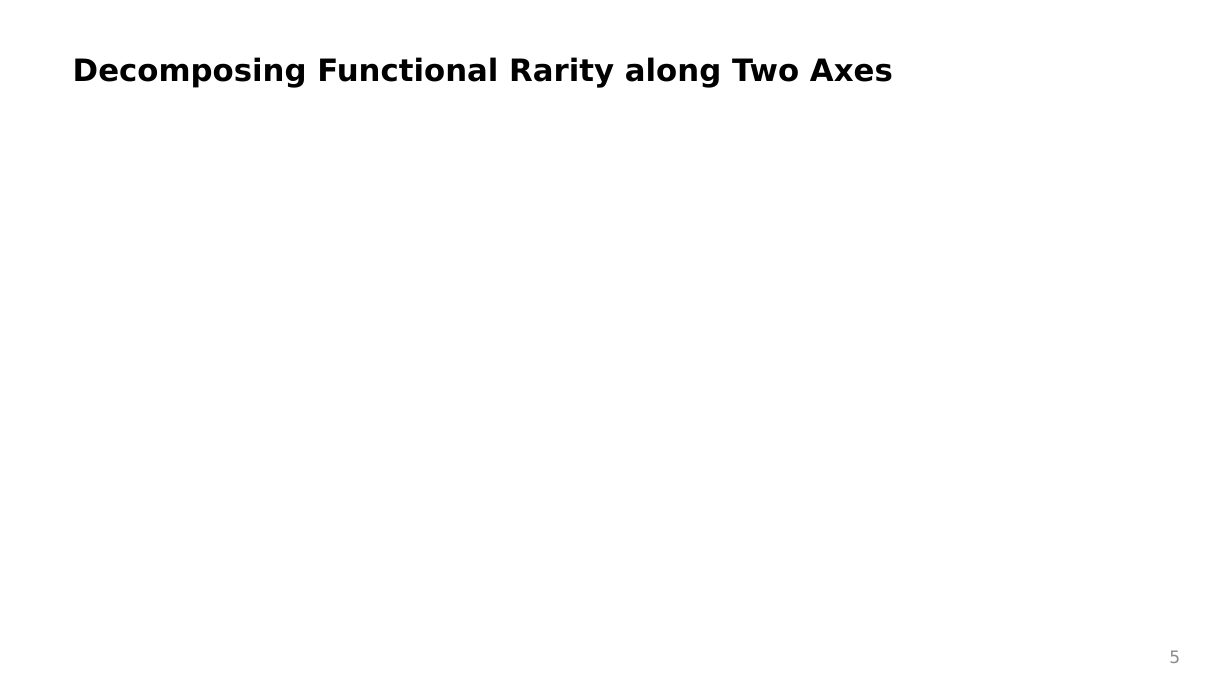
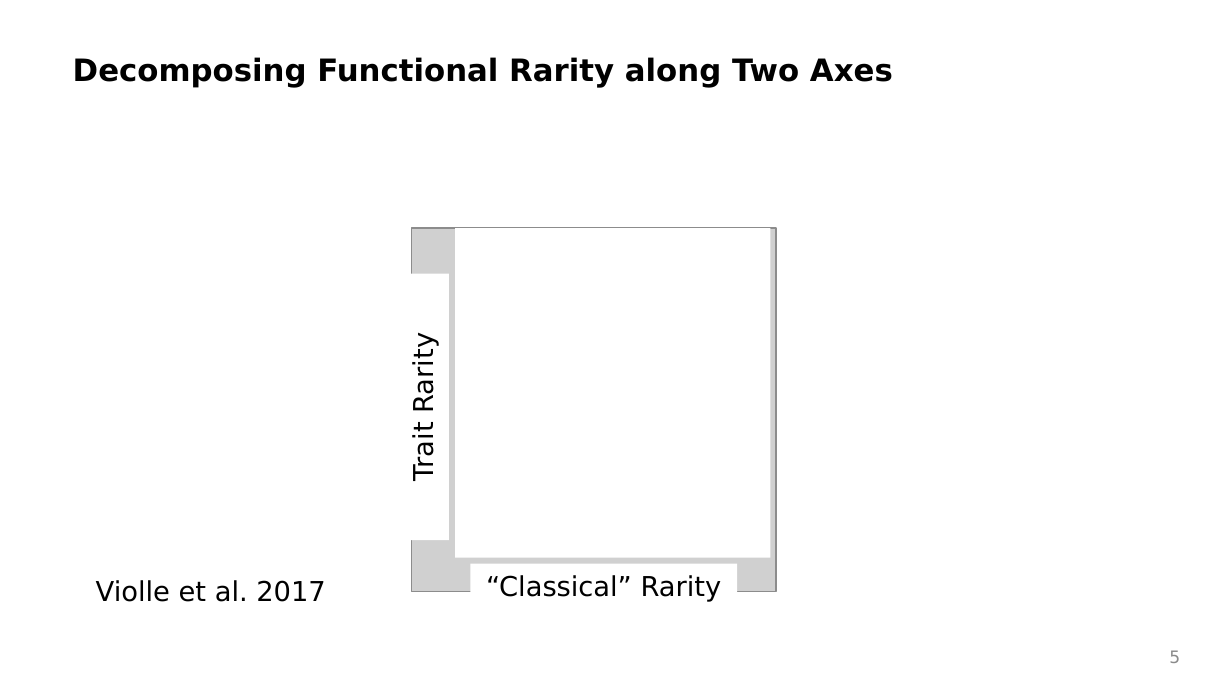
Before and after one commit to FRBCesab/workshop-free, a slide deck: slide 5 of course_pres/functional_rarity_concepts_and_principles.odp. Drawn at 1232x693 pixels with LibreOffice and Linux fonts; fonts in the diff are those of the drawing; grey boxes stand for pictures; background and template pictures are left out. Boxes give left, top, right and bottom in pixels: in the first picture for what was removed or moved away, otherwise in the second. Text is boxed around its words. In the diff, an @@ line names an element or a change of style, - is before the commit and + after.

```diff
--- a/course_pres/functional_rarity_concepts_and_principles.odp
+++ b/course_pres/functional_rarity_concepts_and_principles.odp
@@ picture added at (411, 228, 776, 591) @@
@@ rectangle added at (456, 228, 771, 558), fill #FFFFFF @@
@@ rectangle added at (400, 273, 449, 540), fill #FFFFFF, 16 pt, text #000000 @@
+Trait Rarity
@@ rectangle added at (471, 563, 738, 612), fill #FFFFFF, 16 pt, text #000000 @@
+“Classical” Rarity
@@ text added at (96, 580, 325, 602), 16 pt, text #000000 @@
+Violle et al. 2017
```
Also in this commit, not shown: 1 other slide changed, 1 slide added, 1 slide removed.
